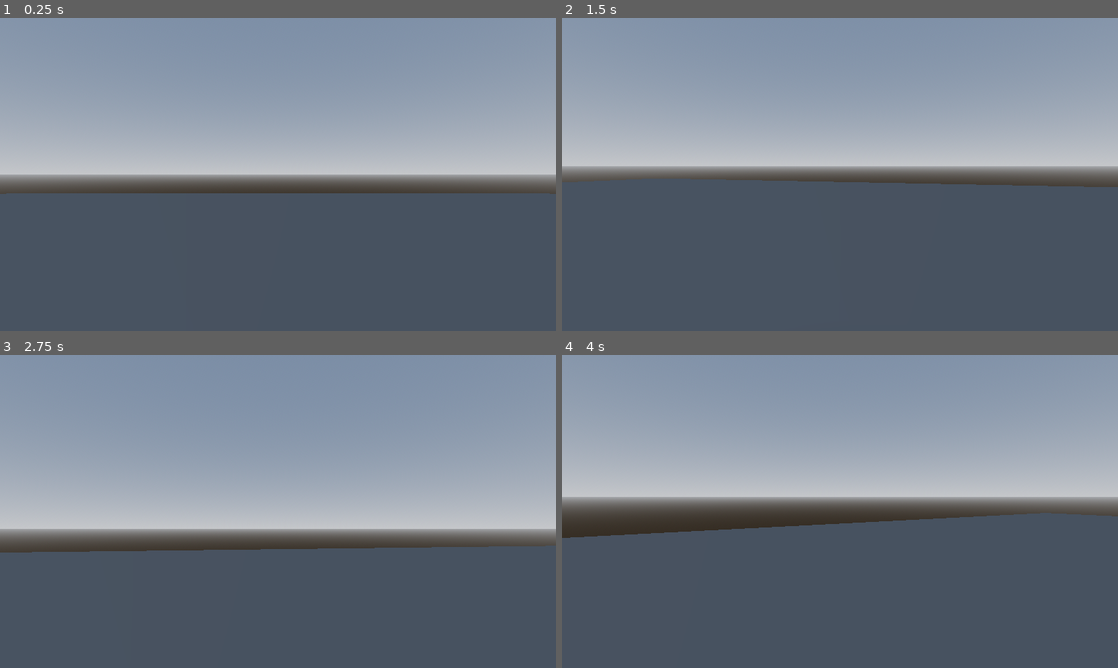
Above: before the commit, frames 1-4 (two rows, left to right).
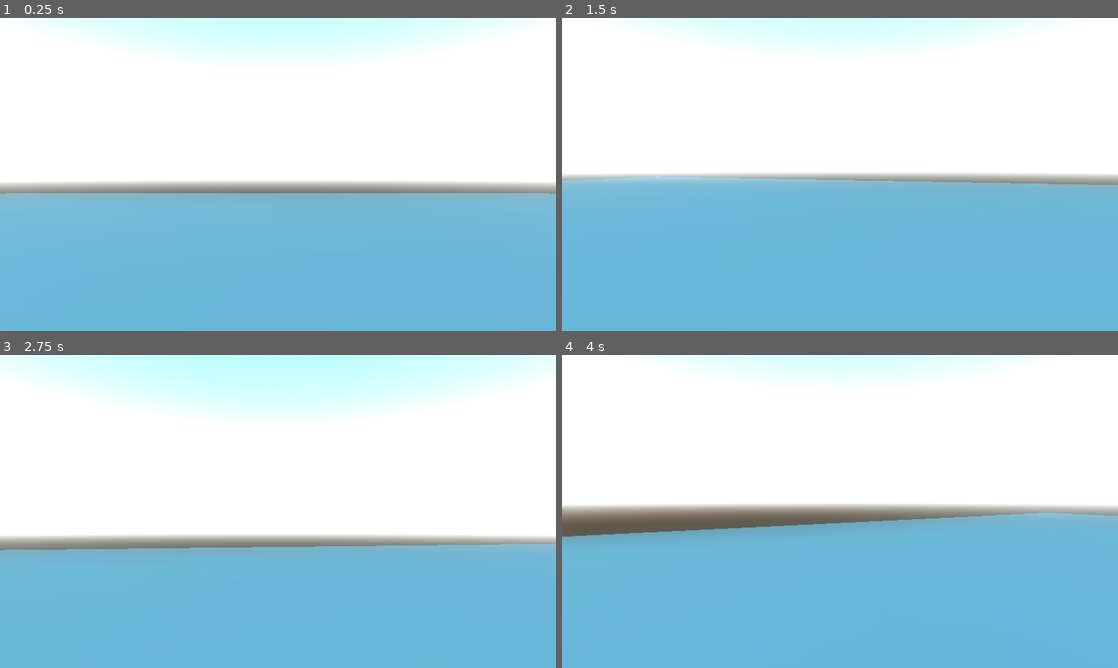
Above: after the commit, the same moments.

Repository: jseedev/gwj62
Game: Godot game, scene res://main.tscn
Two runs of this game, one before a commit and one after it. Both use one fixed random seed, a clock stepped at 60 frames per second and the inputs below.
Inputs (mouse positions are in pixels of both pictures, inside the frame that each line leads up to):
- Up to frame 1 (0.25 s): no input
- Up to frame 2 (1.5 s): move the mouse to (867, 174) at 0.52 s; hold Shift (run) 0.53-1.28 s; hold W (up) from 0.53 s (still down); tap Space (jump) at 0.77 s; tap Enter at 1.25 s; move the mouse to (812, 174) at 1.27 s; tap R (answer_phone) at 1.35 s
- Up to frame 3 (2.75 s): keep holding W (up); tap Space (jump) at 1.52 s; tap Shift (run) at 1.55, 2.3 s; move the mouse to (289, 505) at 2.02 s; hold E (interact) from 2.03 s (still down)
- Up to frame 4 (4 s): keep holding W (up); move the mouse to (834, 517) at 2.77 s; release E (interact) at 2.78 s; tap Shift (run) at 2.85 s; tap Space (jump) at 3.02, 3.77 s; move the mouse to (878, 514) at 3.52 s; hold Shift (run) from 3.53 s (still down)

The runs differ from the first frame. In frame 1, 100% of the frame differs, in the area x 0-100%, y 0-100%; in frame 2, 100%; in frame 3, 100%; in frame 4, 100%.

Commit message:
updated player code to fit previous project

Diff:
--- a/gd/player.gd
+++ b/gd/player.gd
@@ -15,6 +15,12 @@
 @onready var cameraTarget = $Camera_Target
 var holding_item = false
 
+#Flag for when the player exactly performs a step (needed for sfx)
+var just_stepping = false
+var stepping = false
+
+var ground_type = "grass"
+
 var walking = false
 var just_walking = false
 var running = false
@@ -24,7 +30,12 @@
 var init = 0
 var timeOffset = 0
 var bob = 0.0
+var bob_alpha = 0.0
 var tilt = 0.0
+
+# animation junk
+@onready var Viewmodel = $Viewmodel
+@onready var Animations = $Viewmodel/AnimationPlayer
 
 #this function can be replaced with lerp()
 #func interpolate(from, to, by):
@@ -35,33 +46,40 @@
 
 
 func _ready():
+	Animations.play("Idle", 0.5)
 	init = Time.get_unix_time_from_system()
 	Input.mouse_mode = Input.MOUSE_MODE_CAPTURED
-	$AnimationPlayer.play("walk")
+
+func play_step_sound():
+	get_node("footsteps_" + ground_type).play()
 
 func _process(delta):
+	if just_walking and walking or just_running and running:
+		timeOffset = runtime()
 	if walking:
 		if just_walking:
 			just_walking = false
-			timeOffset = runtime()
-			$AnimationPlayer.play("walk", .5)
+			Animations.play("Walk", 0.9, 1.75)
 	elif running:
 		if just_running:
 			just_running = false
-			$AnimationPlayer.play("run", .5)
+			Animations.play("Run", 0.5, 1.75)
 	else:
-		$AnimationPlayer.pause()
+		if just_walking or just_running:
+			Animations.play("Idle", 0.9)
+	if stepping:
+		if just_stepping:
+			just_stepping = false
+			play_step_sound()
 
 func _physics_process(delta):
 	#If our player is holding a pumpkin, make it visible. Otherwise, hide it.
 	if is_instance_valid(hand_pumpkin):
 		if holding_item and !hand_pumpkin.visible:
 			hand_pumpkin.show()
-			$Camera3D/ArmRig.show()
 			#todo - change hand placements
 		elif !holding_item and hand_pumpkin.visible:
 			hand_pumpkin.hide()
-			$Camera3D/ArmRig.hide()
 			#todo - change hand placements
 
 	# Add the gravity.
@@ -77,11 +95,17 @@
 	var input_dir = Input.get_vector("left", "right", "up", "down")
 	var direction = (transform.basis * Vector3(input_dir.x, 0, input_dir.y)).normalized()
 	if Input.is_action_pressed("run") and input_dir.y<0:
+		if not running:
+			just_running = true
+
 		running = true
 		walking = false
 		velocity.x = direction.x * SPEED * RUN_MULT
 		velocity.z = direction.z * SPEED * RUN_MULT
 	elif direction:
+		if not walking:
+			just_walking = true
+
 		walking = true
 		running = false
 		velocity.x = direction.x * SPEED
@@ -94,12 +118,27 @@
 		velocity.x = move_toward(velocity.x, 0, SPEED)
 		velocity.z = move_toward(velocity.z, 0, SPEED)
 
-	var move = 0
-	if (running or walking):
-		move = 1
+	var move = 0.0
+	var timeScale = 1.0
+	if walking:
+		move = 1.0
+	if running:
+		move = 1.75
+		timeScale = 2.0
+
+	bob_alpha = lerp(bob_alpha, move, 0.075)
 
 	# procedural headbob junk
-	bob = lerp(bob, cos((runtime() - timeOffset) * SPEED * RUN_MULT) * move * 0.05, 0.1)
+	bob = lerp(bob, cos((runtime() - timeOffset) * SPEED * RUN_MULT * timeScale) * bob_alpha * 0.05, 0.1)
+
+	#When bobbing closes to end of movement before turning back to the other direction, raise flag that step sound should play
+	if abs(bob - 0.05) < 0.02 or abs(bob + 0.05) < 0.02:
+		if not stepping: just_stepping = true
+		stepping = true
+	else:
+		stepping = false
+		just_stepping = false
+
 	tilt = lerp(tilt, -input_dir.x / 15, 0.1)
 	Camera.rotation = cameraTarget.rotation + Vector3(-abs(bob) / 2.5, (bob / 5), tilt)
 
--- a/objects/player.tscn
+++ b/objects/player.tscn
@@ -1,10 +1,10 @@
-[gd_scene load_steps=57 format=3 uid="uid://yw75bmw7w4o6"]
+[gd_scene load_steps=55 format=3 uid="uid://yw75bmw7w4o6"]
 
 [ext_resource type="Script" path="res://gd/player.gd" id="1_twiyk"]
 [ext_resource type="Material" uid="uid://c4i657m6woxaf" path="res://Art/Materials/Pumpkin.tres" id="2_2p0pv"]
+[ext_resource type="Environment" uid="uid://cw374elg52t6d" path="res://Art/Environment/MorningSky.tres" id="2_2yxsw"]
 [ext_resource type="AudioStream" uid="uid://ddws82w2clg20" path="res://audio/sfx/footsteps/footstep_creakywood1.wav" id="2_3b7jv"]
 [ext_resource type="PackedScene" uid="uid://cy3fthxtphvcv" path="res://objects/phone.tscn" id="2_owhr2"]
-[ext_resource type="PackedScene" path="res://Art/3D Assets/Viewmodel_Arms.tscn" id="2_qxnoj"]
 [ext_resource type="AudioStream" uid="uid://4vy43fixj8wy" path="res://audio/sfx/footsteps/footstep_creakywood2.wav" id="3_tm4sc"]
 [ext_resource type="AudioStream" uid="uid://mii7kq20herh" path="res://audio/sfx/footsteps/footstep_creakywood3.wav" id="4_h55va"]
 [ext_resource type="AudioStream" uid="uid://c78waat4vrm7p" path="res://audio/sfx/footsteps/footstep_creakywood4.wav" id="5_gsngq"]
@@ -41,19 +41,9 @@
 [ext_resource type="AudioStream" uid="uid://bs1x2guj1va6d" path="res://audio/sfx/footsteps/footstep_stone5.wav" id="36_b7ekv"]
 [ext_resource type="AudioStream" uid="uid://osd2v68g1v6x" path="res://audio/sfx/footsteps/footstep_stone6.wav" id="37_njnjg"]
 [ext_resource type="AudioStream" uid="uid://cotbexju707pr" path="res://audio/sfx/footsteps/footstep_stone7.wav" id="38_n40lf"]
+[ext_resource type="PackedScene" uid="uid://gl8cgqb4sok2" path="res://Art/3D Assets/Viewmodel_Arms_2.tscn" id="41_srr5f"]
 
 [sub_resource type="CapsuleShape3D" id="CapsuleShape3D_ex6vp"]
-
-[sub_resource type="ProceduralSkyMaterial" id="ProceduralSkyMaterial_bsscq"]
-sky_top_color = Color(0.470588, 0.545098, 0.643137, 1)
-sky_horizon_color = Color(0.772549, 0.780392, 0.792157, 1)
-
-[sub_resource type="Sky" id="Sky_qf1j2"]
-sky_material = SubResource("ProceduralSkyMaterial_bsscq")
-
-[sub_resource type="Environment" id="Environment_fo44j"]
-background_mode = 2
-sky = SubResource("Sky_qf1j2")
 
 [sub_resource type="ArrayMesh" id="ArrayMesh_pckx7"]
 _surfaces = [{
@@ -311,7 +301,7 @@
 shape = SubResource("CapsuleShape3D_ex6vp")
 
 [node name="Camera3D" type="Camera3D" parent="."]
-environment = SubResource("Environment_fo44j")
+environment = ExtResource("2_2yxsw")
 current = true
 fov = 60.0
 
@@ -320,10 +310,6 @@
 
 [node name="Phone" parent="Camera3D/PhoneHolder" instance=ExtResource("2_owhr2")]
 transform = Transform3D(0.154, 0, 0, 0, 0.154, 0, 0, 0, 0.154, 0, 0, 0)
-
-[node name="ArmRig" parent="Camera3D" instance=ExtResource("2_qxnoj")]
-transform = Transform3D(2.22045e-16, -1.86265e-09, -0.12065, 0.12065, 7.1913e-09, 5.10973e-23, 7.1913e-09, -0.12065, 1.86265e-09, -0.00201085, -0.247861, -0.607524)
-visible = false
 
 [node name="ItemHolder" type="Node3D" parent="Camera3D"]
 
@@ -369,4 +355,7 @@
 
 [node name="Camera_Target" type="Node3D" parent="."]
 
+[node name="Viewmodel" parent="." instance=ExtResource("41_srr5f")]
+transform = Transform3D(-2.87621e-08, 0, -0.658, 0, 0.658, 0, 0.658, 0, -2.87621e-08, 0, -0.279, -0.441)
+
 [editable path="Camera3D/PhoneHolder/Phone"]
